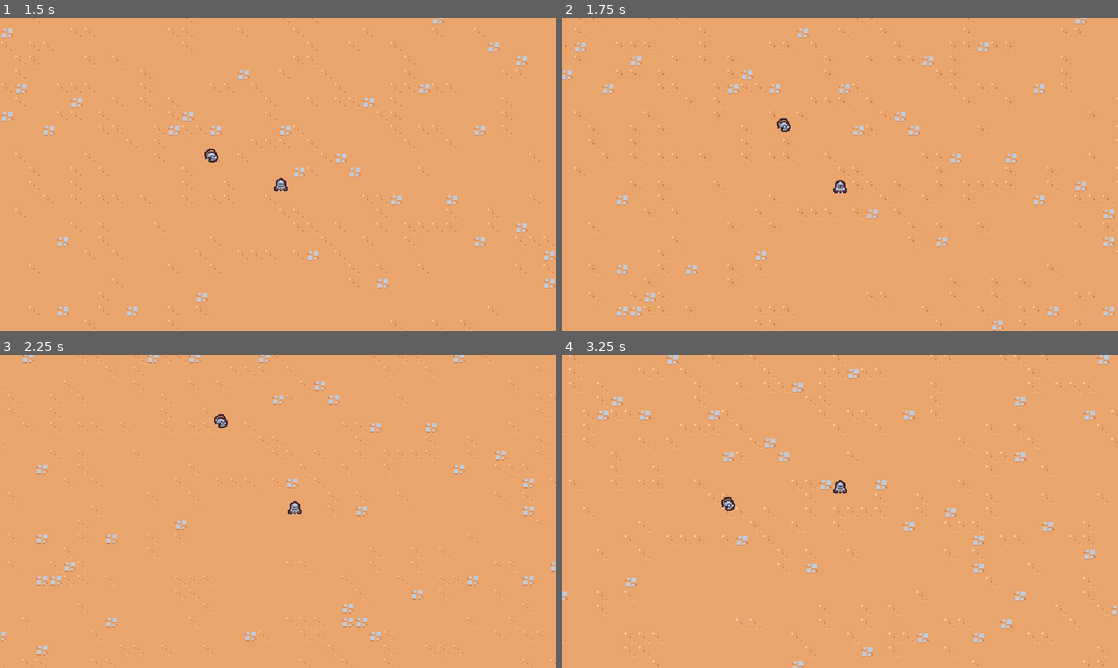
Above: before the commit, frames 1-4 (two rows, left to right).
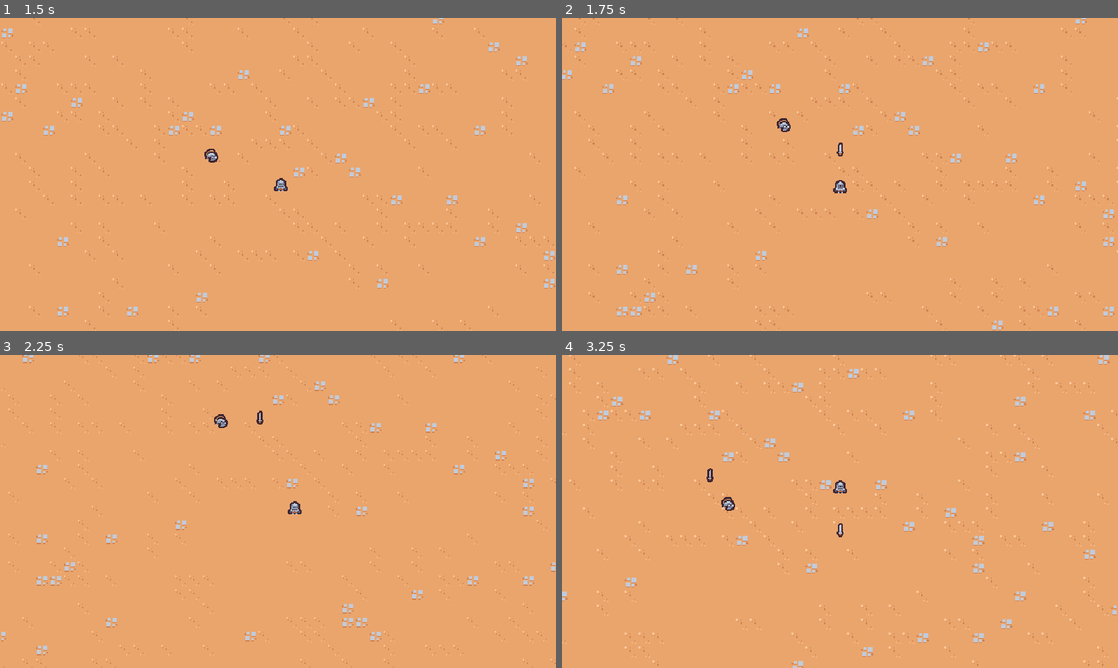
Above: after the commit, the same moments.

Repository: AntonMulder/2dsurvivorscourse
Game: Godot game, scene res://scenes/main/main.tscn
Same seed, same stepped clock (60 frames per second), same inputs: the game is played once before the commit and once after it.
Inputs:
- Up to frame 1 (1.5 s): hold D (move_right) 0.53-1.28 s; hold S (move_down) from 1.28 s (still down)
- Up to frame 2 (1.75 s): keep holding S (move_down)
- Up to frame 3 (2.25 s): release S (move_down) at 2.03 s; hold D (move_right) from 2.03 s (still down)
- Up to frame 4 (3.25 s): release D (move_right) at 2.78 s; hold W (move_up) from 2.78 s (still down)

Frame 1 is identical in both runs. In frame 2, less than 0.1% of the frame differs, in the area x 49-51%, y 39-45%; in frame 3, less than 0.1%; in frame 4, less than 0.1%, in the area x 26-51%, y 36-59%.

Commit message:
8. Creating the First Sword Ability

Diff:
--- /dev/null
+++ b/scenes/ability/sword_ability/sword_ability.tscn
@@ -0,0 +1,9 @@
+[gd_scene load_steps=2 format=3 uid="uid://dbove3qx7hxdd"]
+
+[ext_resource type="Texture2D" uid="uid://dkt0c20uphcf3" path="res://scenes/ability/sword_ability/sword.png" id="1_boyai"]
+
+[node name="Sword" type="Node2D"]
+
+[node name="Sprite2D" type="Sprite2D" parent="."]
+position = Vector2(0, -4)
+texture = ExtResource("1_boyai")
--- /dev/null
+++ b/scenes/ability/sword_ability_controller/sword_ability_controller.gd
@@ -0,0 +1,19 @@
+extends Node
+
+@export var sword_ability: PackedScene
+
+
+# Called when the node enters the scene tree for the first time.
+func _ready() -> void:
+	$Timer.timeout.connect(on_timer_timeout)
+
+
+func on_timer_timeout():
+	var player: CharacterBody2D = get_tree().get_first_node_in_group("player")
+
+	if player == null:
+		return
+	var sword_instance = sword_ability.instantiate() as Node
+
+	player.get_parent().add_child(sword_instance)
+	sword_instance.global_position = player.global_position
--- /dev/null
+++ b/scenes/ability/sword_ability_controller/sword_ability_controller.tscn
@@ -0,0 +1,12 @@
+[gd_scene load_steps=3 format=3 uid="uid://dcqkh5t2ulg3"]
+
+[ext_resource type="Script" path="res://scenes/ability/sword_ability_controller/sword_ability_controller.gd" id="1_hsqe7"]
+[ext_resource type="PackedScene" uid="uid://dbove3qx7hxdd" path="res://scenes/ability/sword_ability/sword_ability.tscn" id="2_kupqs"]
+
+[node name="SwordAbilityController" type="Node"]
+script = ExtResource("1_hsqe7")
+sword_ability = ExtResource("2_kupqs")
+
+[node name="Timer" type="Timer" parent="."]
+wait_time = 1.5
+autostart = true
--- a/scenes/player/player.tscn
+++ b/scenes/player/player.tscn
@@ -1,7 +1,8 @@
-[gd_scene load_steps=4 format=3 uid="uid://dxd735n3k558p"]
+[gd_scene load_steps=5 format=3 uid="uid://dxd735n3k558p"]
 
 [ext_resource type="Script" path="res://scenes/player/player.gd" id="1_0xfgs"]
-[ext_resource type="Texture2D" uid="uid://dvanlsc3ywlb" path="res://scenes/player/tile_0096.png" id="1_mjnvm"]
+[ext_resource type="Texture2D" uid="uid://dvanlsc3ywlb" path="res://scenes/player/player.png" id="1_mjnvm"]
+[ext_resource type="PackedScene" uid="uid://dcqkh5t2ulg3" path="res://scenes/ability/sword_ability_controller/sword_ability_controller.tscn" id="2_2sq37"]
 
 [sub_resource type="CircleShape2D" id="CircleShape2D_apafv"]
 radius = 5.0
@@ -10,6 +11,10 @@
 collision_layer = 0
 script = ExtResource("1_0xfgs")
 
+[node name="AbilityManager" type="Node" parent="."]
+
+[node name="SwordAbilityController" parent="AbilityManager" instance=ExtResource("2_2sq37")]
+
 [node name="Sprite2D" type="Sprite2D" parent="."]
 texture = ExtResource("1_mjnvm")
 offset = Vector2(0, -8)
Binary file added: scenes/ability/sword_ability/sword.png
Not shown, added: scenes/ability/sword_ability/sword.png.import
Renamed: scenes/player/tile_0096.png -> scenes/player/player.png
Not shown, changed: scenes/player/player.png.import
